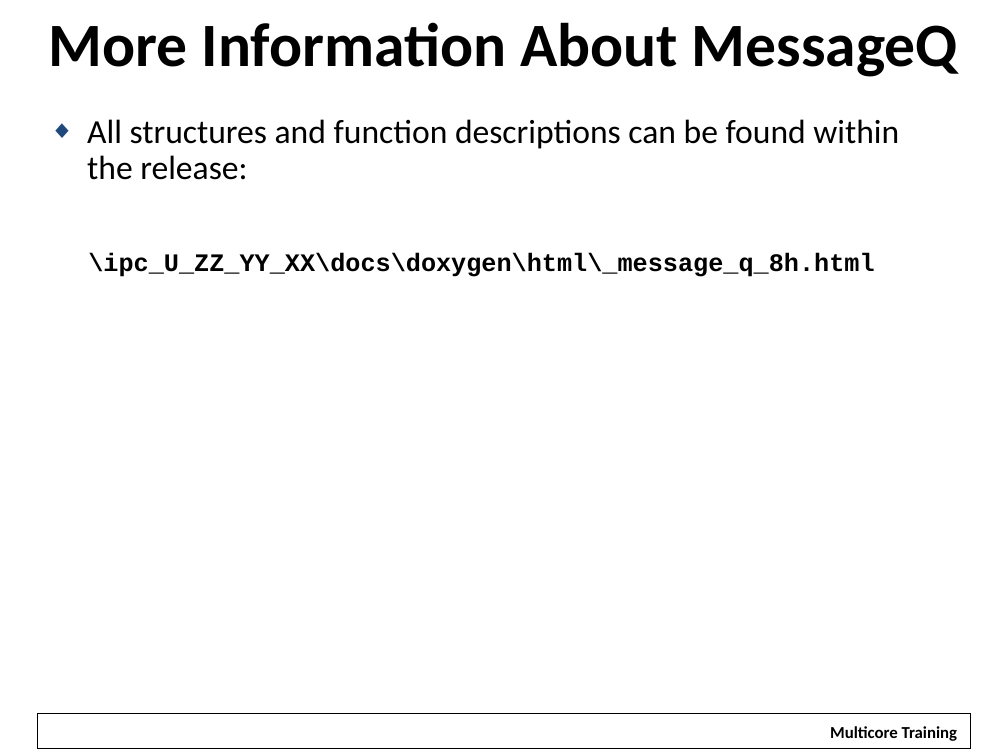
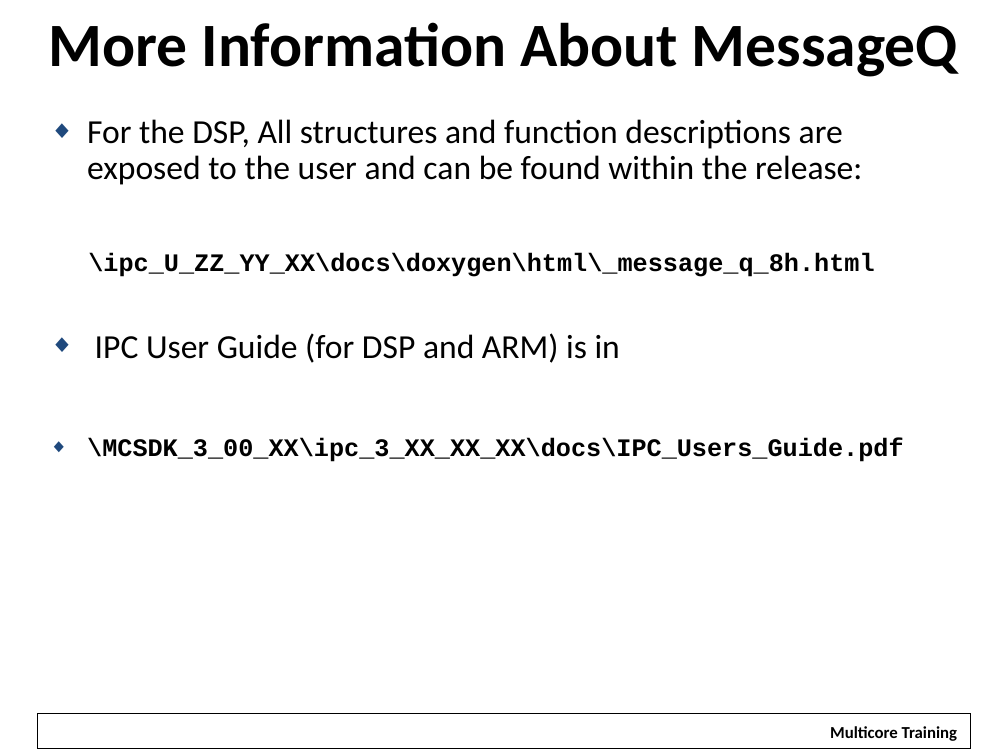
Before and after one commit to hari1989/keystone-workshop, a slide deck: slide 19 of preliminary/Working/presentations/KeyStoneII_ IPC.pptx. Drawn at 1008x756 pixels with LibreOffice and Linux fonts; fonts in the diff are those of the drawing; background and template pictures are left out. Boxes give left, top, right and bottom in pixels: in the first picture for what was removed or moved away, otherwise in the second. Text is boxed around its words. In the diff, an @@ line names an element or a change of style, - is before the commit and + after.

```diff
--- a/preliminary/Working/presentations/KeyStoneII_ IPC.pptx
+++ b/preliminary/Working/presentations/KeyStoneII_ IPC.pptx
@@ text at [87, 119, 862, 185]: text changed @@
-◆ All structures and function descriptions can be found within the release:
+◆ For the DSP, All structures and function descriptions are exposed to the user and can be found within the release:
@@ text at [87, 333, 904, 462]: paragraphs added @@
+◆ IPC User Guide (for DSP and ARM) is in
+◆ \MCSDK_3_00_XX\ipc_3_XX_XX_XX\docs\IPC_Users_Guide.pdf
```
Also in this commit, not shown: 3 other slides changed, 11 slides added, 11 slides removed.
